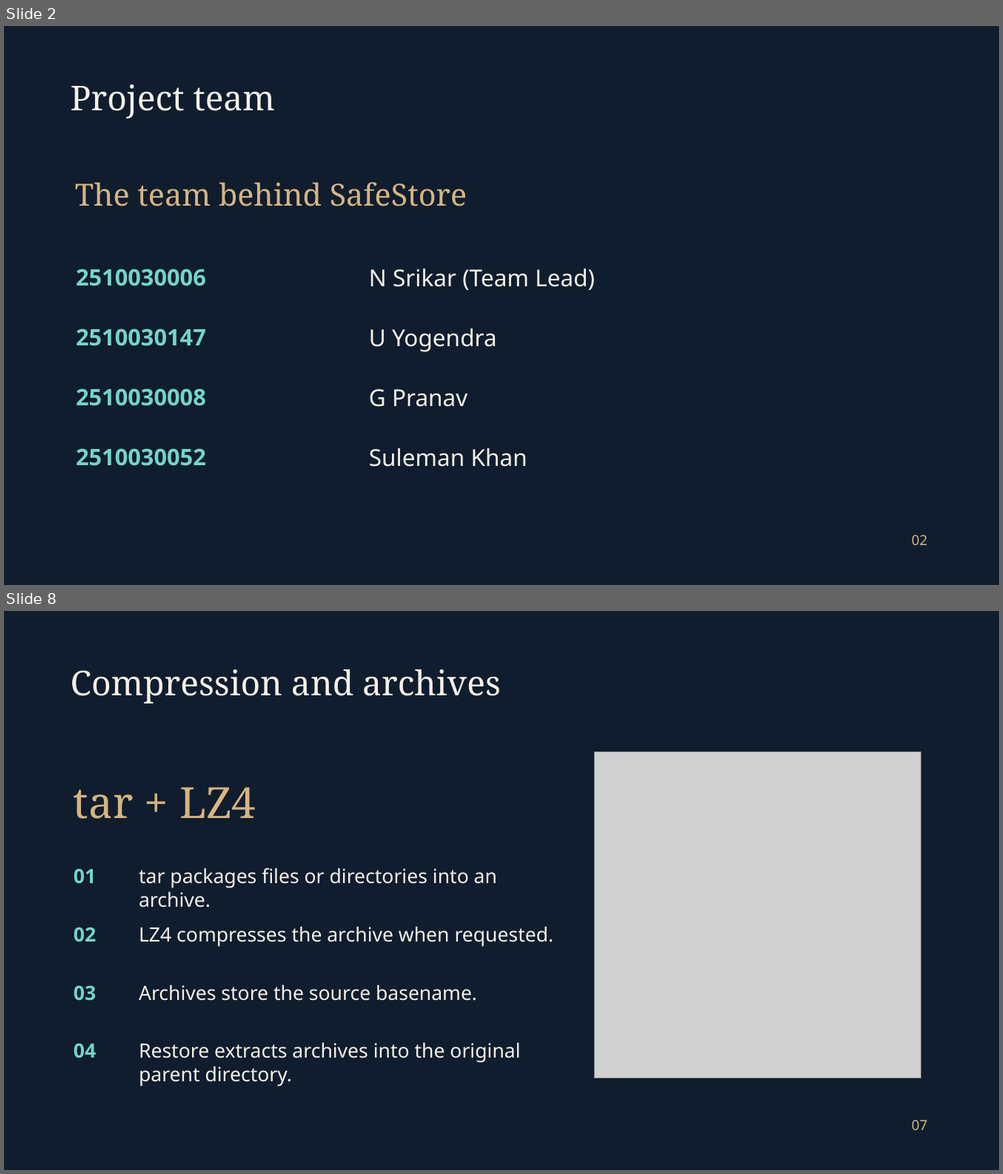
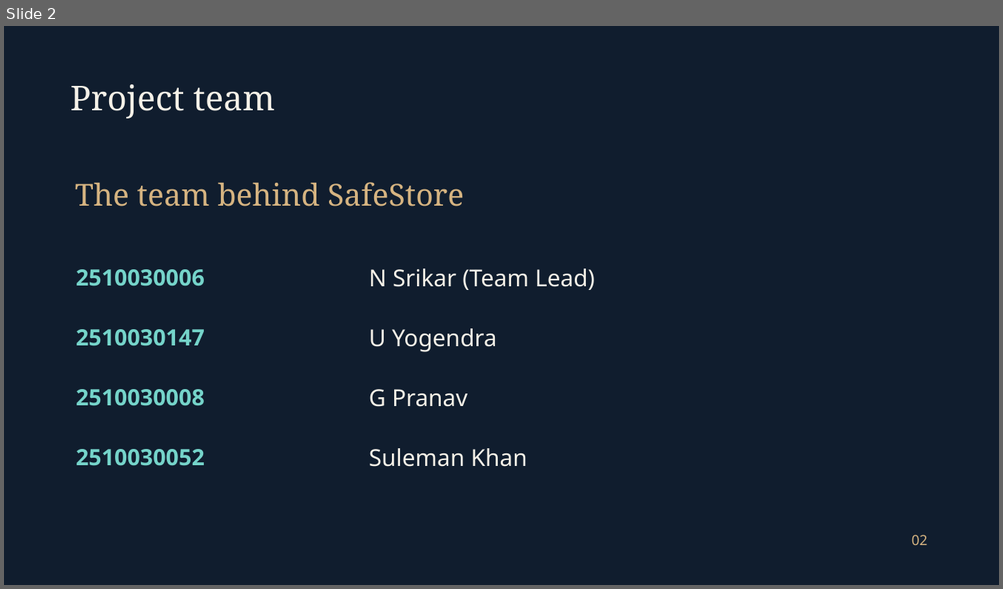
Before and after one commit to srikar0006/safestore, a slide deck: Presentations/SafeStore_Final.pptx. Shown one above the other, each under a label of ours: slides 2 and 8 before the commit, slide 2 after it; the slides between them are not shown. The pictures are 1003x1174 and 1003x589 pixels, drawn with LibreOffice and Linux fonts; fonts in the diff are those of the drawing; grey boxes stand for pictures; background and template pictures are left out. Boxes give left, top, right and bottom in pixels: in the first picture for what was removed or moved away, otherwise in the second. Text is boxed around its words. In the diff, an @@ line names an element or a change of style, - is before the commit and + after.

```diff
--- a/Presentations/SafeStore_Final.pptx
+++ b/Presentations/SafeStore_Final.pptx
@@ slide 8 removed at <box>4,611,999,1170</box>, background picture (left out) @@
@@ text removed at <box>71,669,501,703</box> @@
-Compression and archives
@@ picture removed at <box>595,752,922,1079</box> @@
@@ text removed at <box>74,787,256,819</box> @@
-tar + LZ4
@@ text removed at <box>74,869,96,884</box> @@
-01
@@ text removed at <box>139,868,497,908</box> @@
-tar packages files or directories into an archive.
@@ text removed at <box>74,927,96,943</box> @@
-02
@@ text removed at <box>139,926,554,947</box> @@
-LZ4 compresses the archive when requested.
@@ text removed at <box>74,985,96,1001</box> @@
-03
@@ text removed at <box>139,985,477,1001</box> @@
-Archives store the source basename.
@@ text removed at <box>74,1043,96,1059</box> @@
-04
@@ text removed at <box>139,1042,520,1087</box> @@
-Restore extracts archives into the original parent directory.
@@ text removed at <box>911,1120,928,1130</box> @@
-07
@@ slide 2 changed as well @@
@@ text "The team behind SafeStore" at <box>75,182,464,207</box>: size 29.5 to 29.2 pt @@
@@ size 22 to 21.8 pt in 4 elements at <box>76,269,205,286</box>, <box>76,329,205,346</box>, <box>76,389,205,406</box>, <box>76,449,205,466</box> @@
```
Also in this commit, not shown: 5 other slides changed, 3 slides added, 12 other slides removed.
